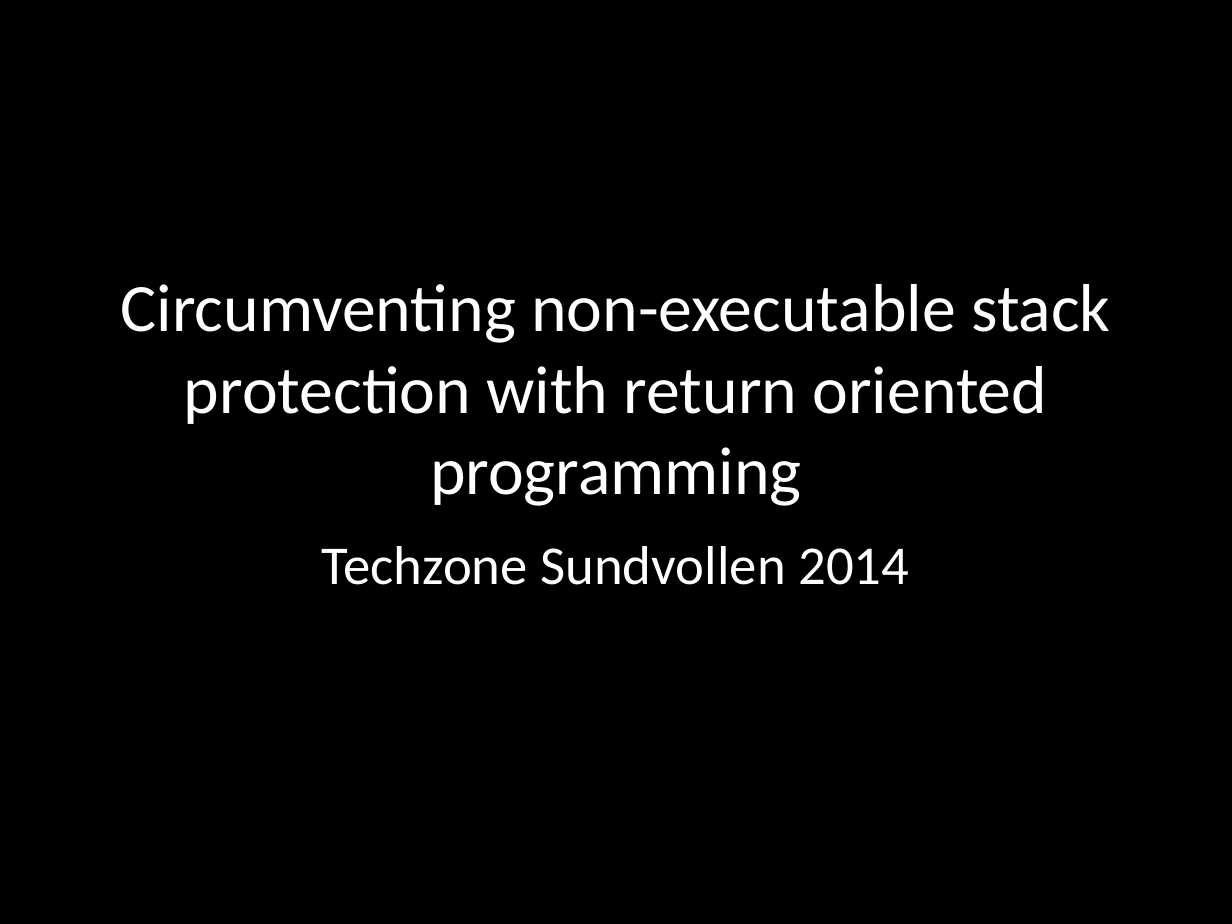
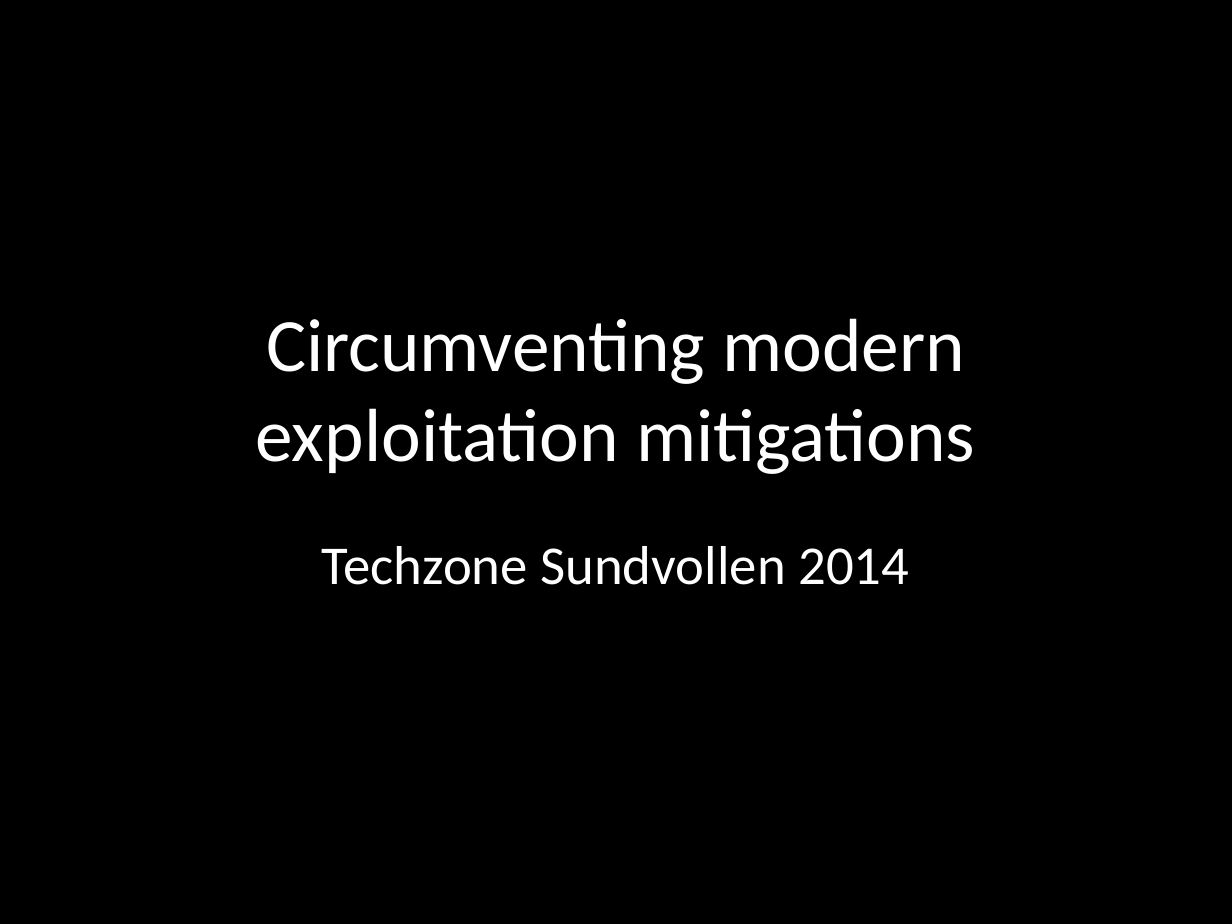
Before and after one commit to wuurrd/techzonepresentation, a slide deck: slide 1 of presentation.pptx. Drawn at 1232x924 pixels with LibreOffice and Linux fonts; fonts in the diff are those of the drawing. Boxes give left, top, right and bottom in pixels: in the first picture for what was removed or moved away, otherwise in the second. Text is boxed around its words. In the diff, an @@ line names an element or a change of style, - is before the commit and + after.

```diff
--- a/presentation.pptx
+++ b/presentation.pptx
@@ title at <box>256,318,975,474</box>: text changed; size 39.6 to 44 pt @@
-Circumventing non-executable stack protection with return oriented
-programming
+Circumventing modern exploitation mitigations
```
Also in this commit, not shown: 8 other slides changed.
